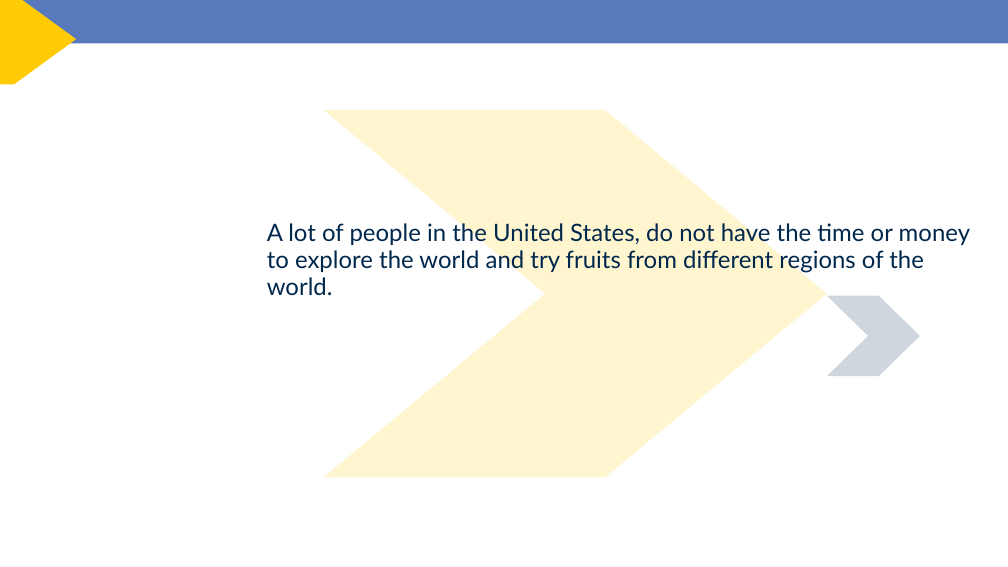
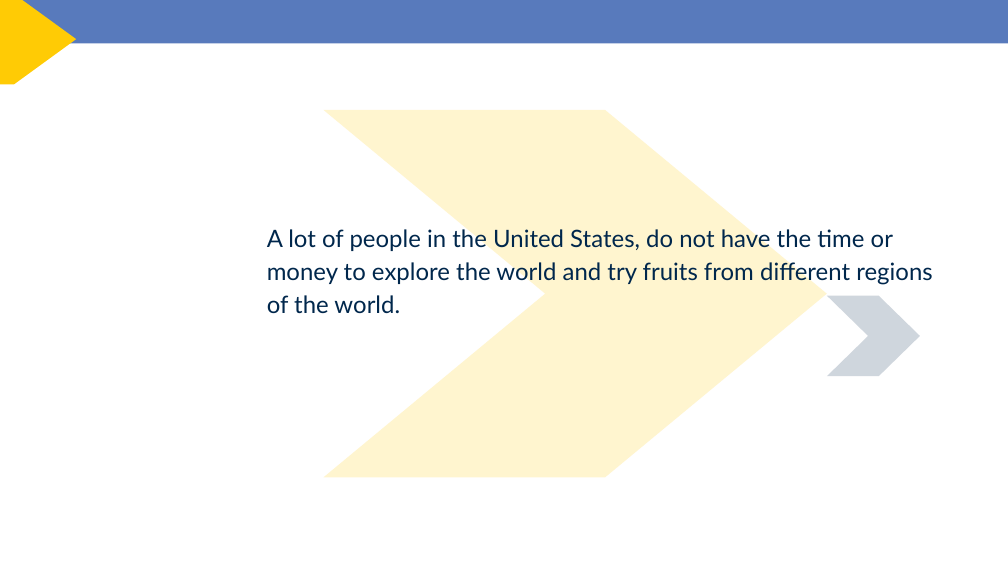
Before and after one commit to sald3/iti200_Midterm, a slide deck: slide 3 of Bizi Fruit - Final.pptx. Drawn at 1008x567 pixels with LibreOffice and Linux fonts; fonts in the diff are those of the drawing; background and template pictures are left out. Boxes give left, top, right and bottom in pixels: in the first picture for what was removed or moved away, otherwise in the second. Text is boxed around its words. In the diff, an @@ line names an element or a change of style, - is before the commit and + after.

```diff
--- a/Bizi Fruit - Final.pptx
+++ b/Bizi Fruit - Final.pptx
@@ text "A lot of people in ..." at (267,226,932,313): line spacing 0.95 to 1.15 @@
```
Also in this commit, not shown: 5 other slides changed.
